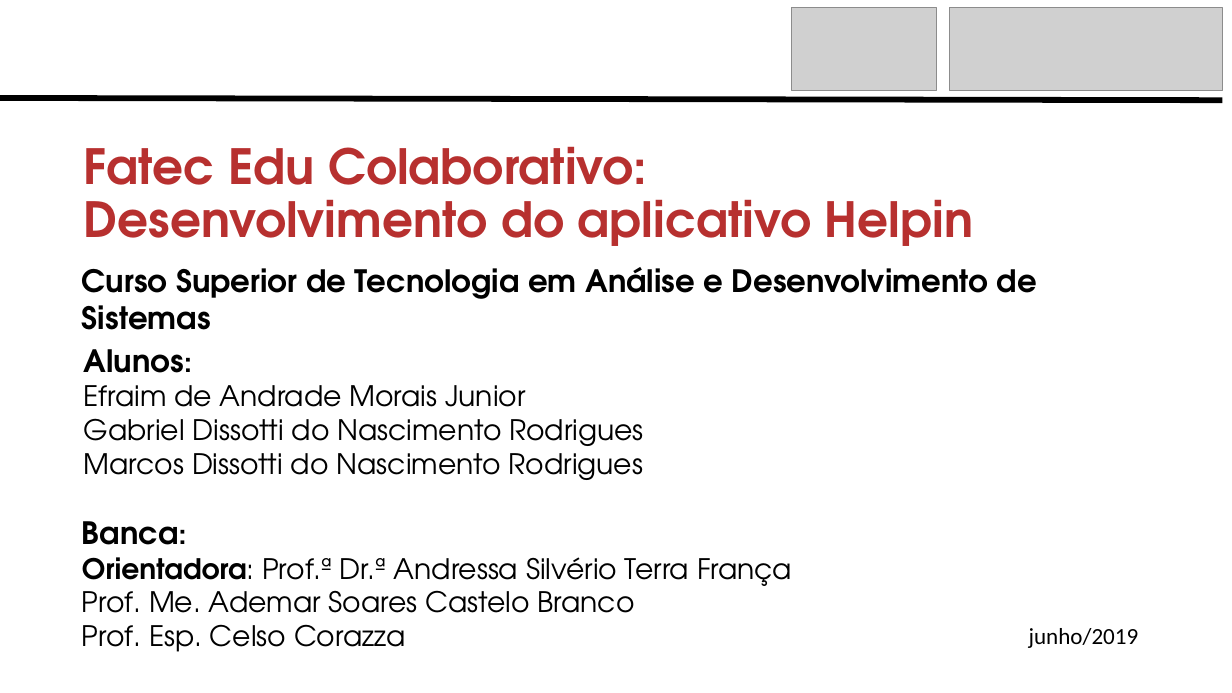
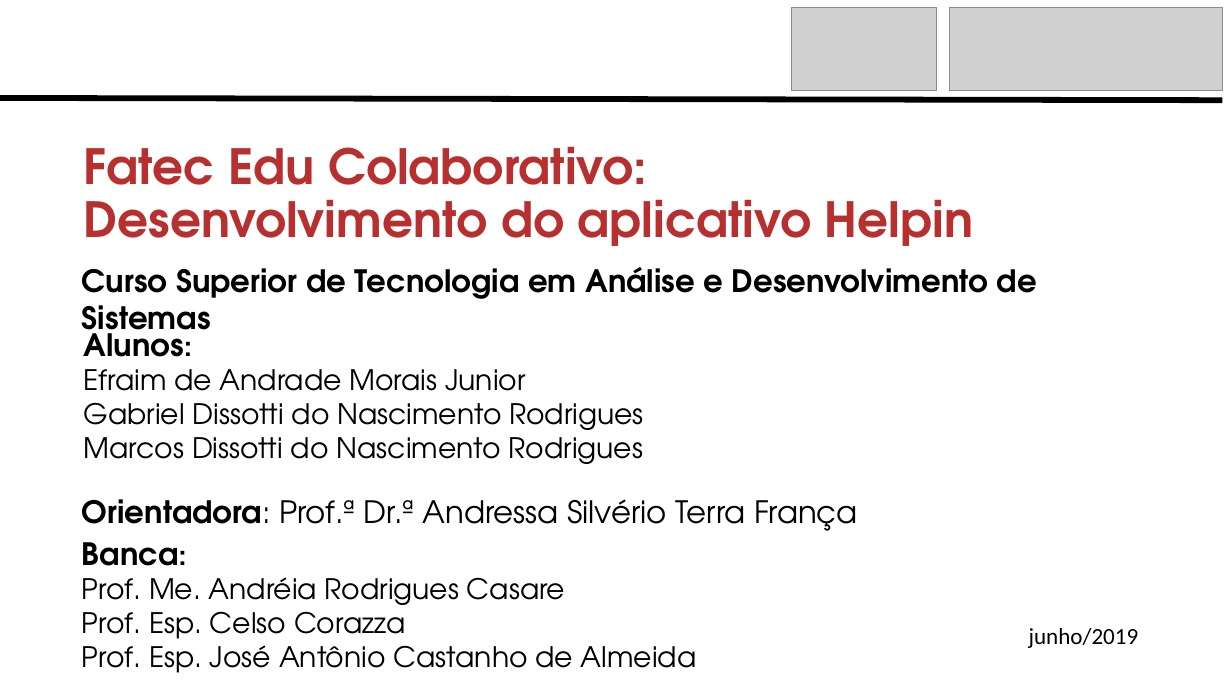
Before and after one commit to Helpin-Team/monografia, a slide deck: slide 1 of Apresentacao-Helpin-Final.pptx. Drawn at 1232x693 pixels with LibreOffice and Linux fonts; fonts in the diff are those of the drawing; grey boxes stand for pictures. Boxes give left, top, right and bottom in pixels: in the first picture for what was removed or moved away, otherwise in the second. Text is boxed around its words. In the diff, an @@ line names an element or a change of style, - is before the commit and + after.

```diff
--- a/Apresentacao-Helpin-Final.pptx
+++ b/Apresentacao-Helpin-Final.pptx
@@ text "Alunos:" rewrapped from (x1=84, y1=349, x2=643, y2=480) to (x1=84, y1=322, x2=643, y2=464) @@
@@ text "Orientadora: Prof.ª Dr.ª Andressa Silvério ..." moved from (x1=82, y1=521, x2=792, y2=652) to (x1=82, y1=499, x2=858, y2=673) @@
@@ text at (x1=82, y1=499, x2=858, y2=531): paragraph added @@
+Orientadora: Prof.ª Dr.ª Andressa Silvério Terra França
@@ text at (x1=82, y1=577, x2=565, y2=613): text changed @@
-Orientadora: Prof.ª Dr.ª Andressa Silvério Terra França
-Prof. Me. Ademar Soares Castelo Branco
+Prof. Me. Andréia Rodrigues Casare
@@ text at (x1=82, y1=637, x2=696, y2=673): paragraph added @@
+Prof. Esp. José Antônio Castanho de Almeida
```
Also in this commit, not shown: 1 other slide changed, 1 other file.
